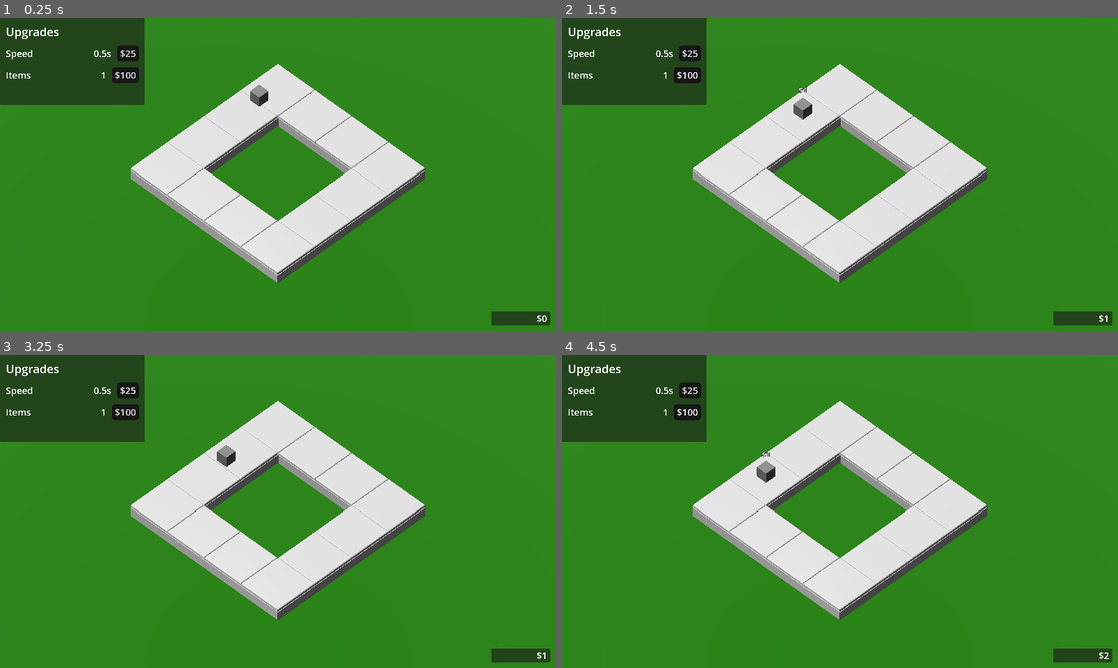
Above: before the commit, frames 1-4 (two rows, left to right).
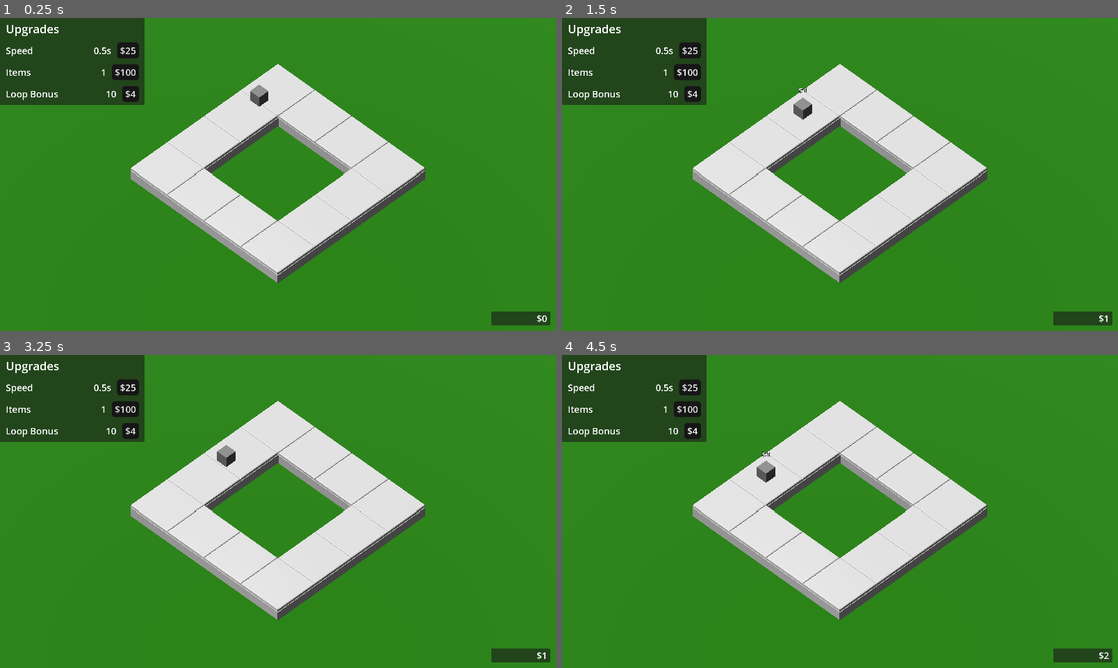
Above: after the commit, the same moments.

Repository: billyhawkes/crazy-conveyer
Game: Godot game, scene res://scenes/game.tscn
Two runs of this game, one before a commit and one after it. Both use one fixed random seed, a clock stepped at 60 frames per second and the inputs below. Before the commit the project starts from res://game.tscn.
Inputs (mouse positions are in pixels of both pictures, inside the frame that each line leads up to):
- Up to frame 1 (0.25 s): no input
- Up to frame 2 (1.5 s): click "$25" at 0.5 s; click "$100" at 1.25 s
- Up to frame 3 (3.25 s): click (133, 430) at 2 s, where only the run after the commit has a clickable "$4"; click "$25" at 2.75 s
- Up to frame 4 (4.5 s): click "$100" at 3.5 s; click (695, 430) at 4.25 s, where only the run after the commit has a clickable "$4"

The runs differ from the first frame. In frame 1, 0.9% of the frame differs, in the area x 1-25%, y 2-27%; in frame 2, 0.9%; in frame 3, 0.9%; in frame 4, 0.9%.

Commit message:
feat: max levels, minimum speed, reorganizing

Diff:
--- a/globals.gd
+++ b/globals/globals.gd
@@ -4,17 +4,26 @@
 
 var levels = {
 	"speed": 1,
-	"items": 1
+	"items": 1,
+	"loop": 1
+}
+
+var max_levels = {
+	"speed": 9,
+	"items": 10,
+	"loop": 100
 }
 
 func get_upgrade_cost():
 	return {
 		"speed": (levels.speed * 5) ** 2,
-		"items": (levels.items * 10) ** 2
+		"items": (levels.items * 10) ** 2,
+		"loop": (levels.speed * 2) ** 2,
 	}
 
 func get_value():
 	return {
 		"speed": 0.5 - ((levels.speed - 1) * 0.05),
-		"items": levels.items
+		"items": levels.items,
+		"loop": levels.loop * 10
 	}
--- a/project.godot
+++ b/project.godot
@@ -17,8 +17,8 @@
 
 [autoload]
 
-Globals="*res://globals.gd"
-Events="*res://events.gd"
+Events="*res://globals/events.gd"
+Globals="*res://globals/globals.gd"
 
 [debug]
 
--- a/game.tscn
+++ b/scenes/game.tscn
@@ -1,7 +1,7 @@
 [gd_scene load_steps=6 format=3 uid="uid://c8thehv1woo4s"]
 
-[ext_resource type="Script" uid="uid://cdfla3r2u631f" path="res://game.gd" id="1_e2o6t"]
-[ext_resource type="Script" uid="uid://denpngadj7tqh" path="res://hud.gd" id="2_e2o6t"]
+[ext_resource type="Script" uid="uid://cdfla3r2u631f" path="res://scenes/game.gd" id="1_e2o6t"]
+[ext_resource type="Script" uid="uid://denpngadj7tqh" path="res://scenes/hud.gd" id="2_e2o6t"]
 [ext_resource type="Theme" uid="uid://dmcn8ld0wnxje" path="res://interface/theme.tres" id="3_feb5d"]
 
 [sub_resource type="StandardMaterial3D" id="StandardMaterial3D_e2o6t"]
@@ -119,6 +119,24 @@
 layout_mode = 2
 text = "$10"
 
+[node name="LoopUpgrade" type="HBoxContainer" parent="HUD/UpgradeMenu/Panel/MarginContainer/VBoxContainer"]
+layout_mode = 2
+
+[node name="Label" type="Label" parent="HUD/UpgradeMenu/Panel/MarginContainer/VBoxContainer/LoopUpgrade"]
+layout_mode = 2
+size_flags_horizontal = 3
+text = "Loop Bonus"
+
+[node name="LoopLabel" type="Label" parent="HUD/UpgradeMenu/Panel/MarginContainer/VBoxContainer/LoopUpgrade"]
+unique_name_in_owner = true
+layout_mode = 2
+text = "Value"
+
+[node name="LoopButton" type="Button" parent="HUD/UpgradeMenu/Panel/MarginContainer/VBoxContainer/LoopUpgrade"]
+unique_name_in_owner = true
+layout_mode = 2
+text = "$10"
+
 [node name="ItemContainer" type="Node3D" parent="."]
 
 [node name="TrackContainer" type="Node3D" parent="."]
@@ -141,3 +159,4 @@
 
 [connection signal="pressed" from="HUD/UpgradeMenu/Panel/MarginContainer/VBoxContainer/SpeedUpgrade/SpeedButton" to="HUD" method="_on_speed_button_pressed"]
 [connection signal="pressed" from="HUD/UpgradeMenu/Panel/MarginContainer/VBoxContainer/ItemsUpgrade/ItemsButton" to="HUD" method="_on_items_button_pressed"]
+[connection signal="pressed" from="HUD/UpgradeMenu/Panel/MarginContainer/VBoxContainer/LoopUpgrade/LoopButton" to="HUD" method="_on_loop_button_pressed"]
--- a/hud.gd
+++ b/scenes/hud.gd
@@ -6,7 +6,8 @@
 @onready var speed_button: Button = %SpeedButton
 @onready var items_label: Label = %ItemsLabel
 @onready var items_button: Button = %ItemsButton
-
+@onready var loop_label: Label = %LoopLabel
+@onready var loop_button: Button = %LoopButton
 
 func _ready() -> void:
 	Events.game.money_changed.connect(_on_money_changed)
@@ -16,9 +17,17 @@
 	var value = Globals.get_value()
 	speed_label.text = str(value.speed, "s")
 	items_label.text = str(value.items)
+	loop_label.text = str(value.loop)
 	var upgrade_cost = Globals.get_upgrade_cost()
 	speed_button.text = str("$", upgrade_cost.speed)
 	items_button.text = str("$", upgrade_cost.items)
+	loop_button.text = str("$", upgrade_cost.loop)
+	if Globals.max_levels.speed == Globals.levels.speed:
+		speed_button.visible = false
+	if Globals.max_levels.items == Globals.levels.items:
+		items_button.visible = false
+	if Globals.max_levels.loop == Globals.levels.loop:
+		loop_button.visible = false
 
 
 func _on_money_changed() -> void:
@@ -40,3 +49,11 @@
 		Events.items.create.emit()
 		Events.game.money_changed.emit()
 		render_ui()
+
+func _on_loop_button_pressed() -> void:
+	var cost = Globals.get_upgrade_cost().loop
+	if Globals.money >= cost:
+		Globals.money -= cost
+		Globals.levels.loop += 1
+		Events.game.money_changed.emit()
+		render_ui()
--- a/indicator.tscn
+++ b/scenes/indicator.tscn
@@ -1,6 +1,6 @@
 [gd_scene load_steps=2 format=3 uid="uid://b5lifti2svflr"]
 
-[ext_resource type="Script" uid="uid://cf7n6ufpt4f2x" path="res://indicator.gd" id="1_sgcln"]
+[ext_resource type="Script" uid="uid://cf7n6ufpt4f2x" path="res://scenes/indicator.gd" id="1_sgcln"]
 
 [node name="Indicator" type="Node3D"]
 script = ExtResource("1_sgcln")
--- a/item.gd
+++ b/scenes/item.gd
@@ -35,6 +35,12 @@
 
 	var indicator = Indicator.create(indicator_text)
 	add_child(indicator)
+
+	if current_track.get_index() == 0:
+		Globals.money += Globals.get_value().loop
+		await get_tree().create_timer(0.2).timeout
+		var loop_indicator = Indicator.create(str("$", Globals.get_value().loop))
+		add_child(loop_indicator)
 	await get_tree().create_timer(processing.speed).timeout
 	processed = true
 
--- a/item.tscn
+++ b/scenes/item.tscn
@@ -1,6 +1,6 @@
 [gd_scene load_steps=3 format=3 uid="uid://cne1vytdqkooy"]
 
-[ext_resource type="Script" uid="uid://dmfai8t6fgtgx" path="res://item.gd" id="1_tnite"]
+[ext_resource type="Script" uid="uid://dmfai8t6fgtgx" path="res://scenes/item.gd" id="1_tnite"]
 
 [sub_resource type="BoxMesh" id="BoxMesh_vpy52"]
 
--- a/track.gd
+++ b/scenes/track.gd
@@ -27,10 +27,18 @@
 	Vector3(1.0, 0.0, 0.0),
 ]
 
+
+
 var level = {
 	"speed": 1,
 	"value": 1
 }
+
+var max_levels = {
+	"speed": 9,
+	"value": 100
+}
+
 
 var active = false
 
@@ -47,6 +55,10 @@
 	value_label.text = str("$", processing.value)
 	speed_button.text = str("$", get_upgrade_cost().speed)
 	value_button.text = str("$", get_upgrade_cost().value)
+	if max_levels.speed == level.speed:
+		speed_button.visible = false
+	if max_levels.value == level.value:
+		value_button.visible = false
 
 func get_value():
 	return {
--- a/track.tscn
+++ b/scenes/track.tscn
@@ -1,7 +1,7 @@
 [gd_scene load_steps=5 format=3 uid="uid://kmmopcj4rtju"]
 
 [ext_resource type="ArrayMesh" uid="uid://c51wanx2n6f4t" path="res://assets/meshes/track.res" id="1_mll3j"]
-[ext_resource type="Script" uid="uid://b1yhqhf3e7uv7" path="res://track.gd" id="1_phvr8"]
+[ext_resource type="Script" uid="uid://b1yhqhf3e7uv7" path="res://scenes/track.gd" id="1_phvr8"]
 [ext_resource type="Theme" uid="uid://dmcn8ld0wnxje" path="res://interface/theme.tres" id="3_bcvet"]
 
 [sub_resource type="ConcavePolygonShape3D" id="ConcavePolygonShape3D_phvr8"]
Renamed: events.gd -> globals/events.gd
Renamed: events.gd.uid -> globals/events.gd.uid
Renamed: globals.gd.uid -> globals/globals.gd.uid
Renamed: game.gd.uid -> scenes/game.gd.uid
Renamed: hud.gd.uid -> scenes/hud.gd.uid
Renamed: indicator.gd -> scenes/indicator.gd
Renamed: indicator.gd.uid -> scenes/indicator.gd.uid
Renamed: item.gd.uid -> scenes/item.gd.uid
Renamed: track.gd.uid -> scenes/track.gd.uid
Not shown, changed: README.md
